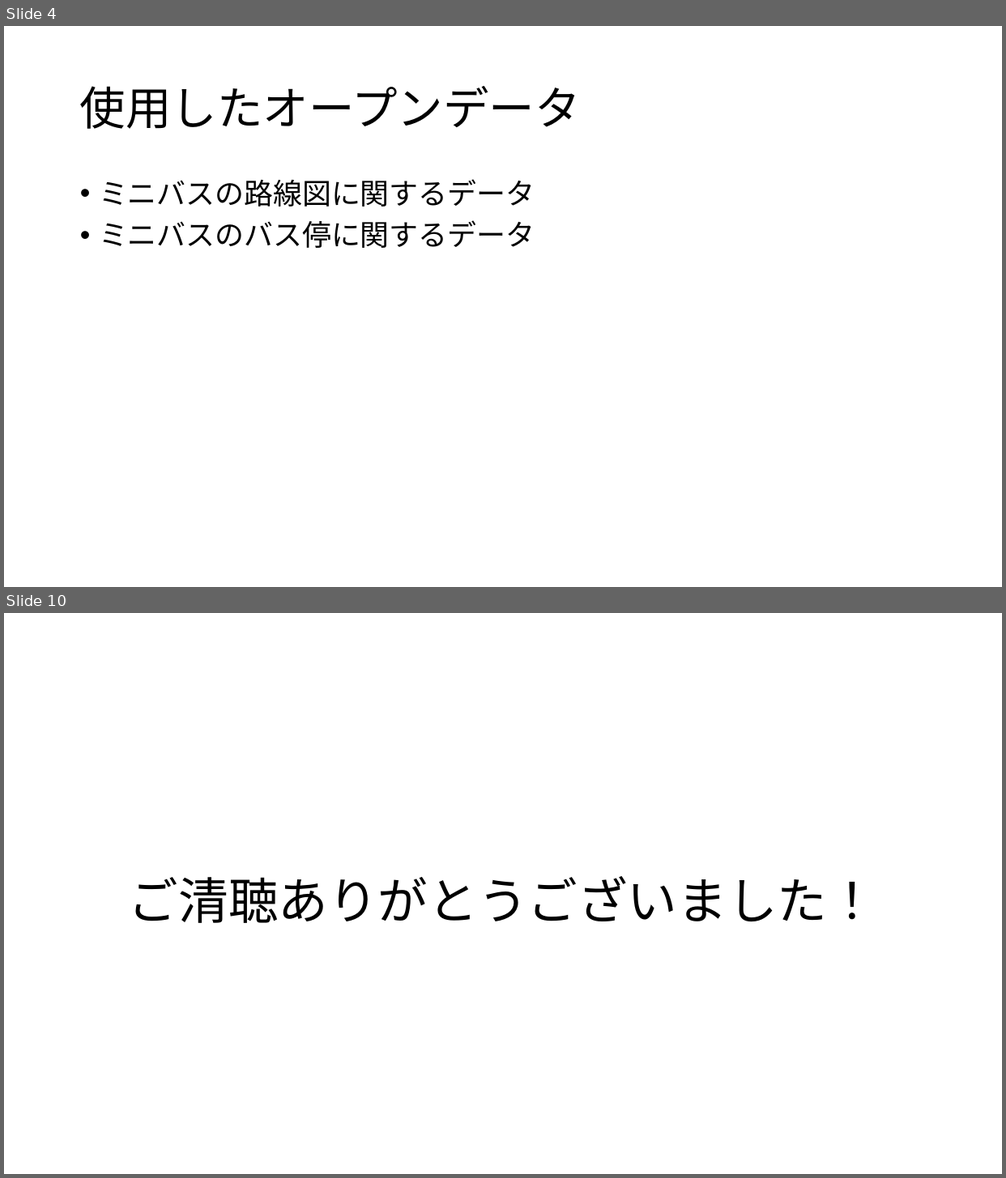
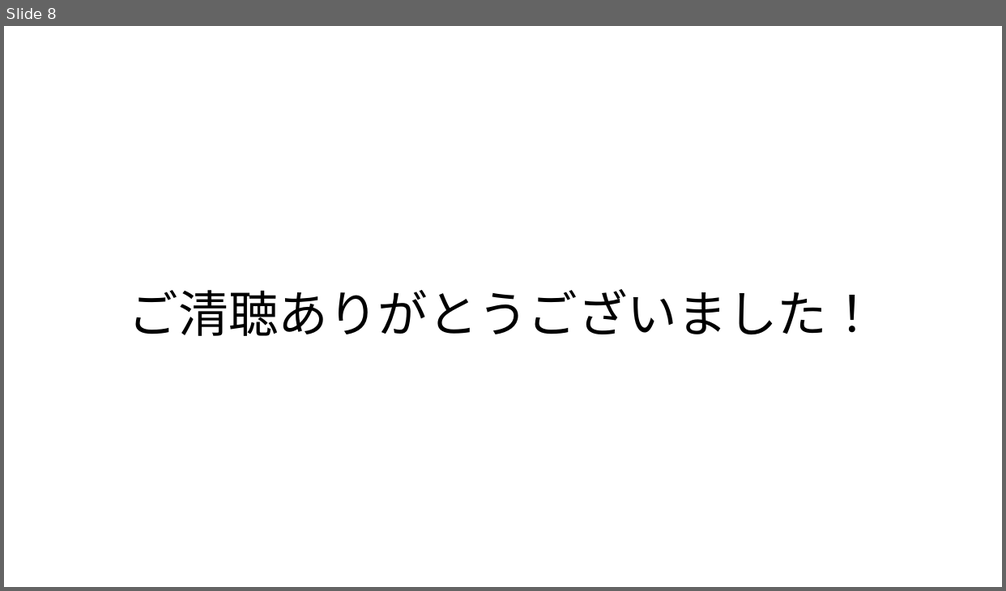
Before and after one commit to sfdn-class/HinoMiniBus, a slide deck: design/powerpoint/ミニバス旅.pptx. Shown one above the other, each under a label of ours: slides 4 and 10 before the commit, slide 8 after it; the slides between them are not shown. The pictures are 1006x1178 and 1006x591 pixels, drawn with LibreOffice and Linux fonts; fonts in the diff are those of the drawing. Boxes give left, top, right and bottom in pixels: in the first picture for what was removed or moved away, otherwise in the second. Text is boxed around its words. In the diff, an @@ line names an element or a change of style, - is before the commit and + after.

```diff
--- a/design/powerpoint/ミニバス旅.pptx
+++ b/design/powerpoint/ミニバス旅.pptx
@@ slide 4 removed at box(4, 26, 1002, 587), background #FFFFFF @@
@@ title removed at box(80, 86, 581, 129) @@
-使用したオープンデータ
@@ text removed at box(99, 179, 535, 248) @@
-• ミニバスの路線図に関するデータ
-• ミニバスのバス停に関するデータ
@@ what was slide 10 is now slide 8 @@
```
Also in this commit, not shown: 6 slides changed, 1 slide added, 2 other slides removed.
